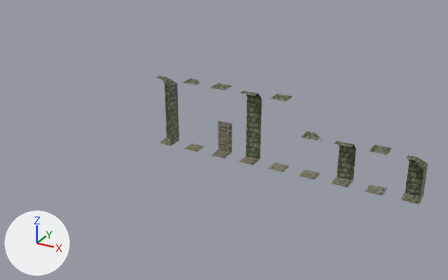
A saved change to the glTF model fated-ends/resources/tileset/tileset.glb.
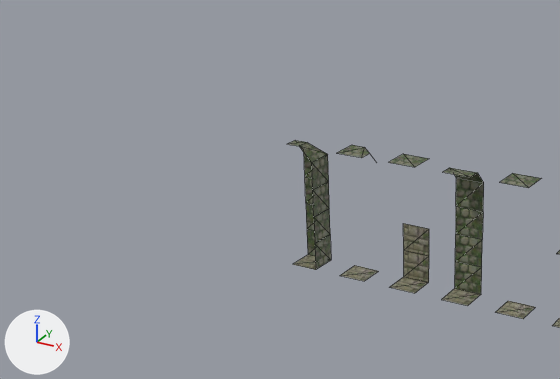
Each version is shown whole from a 50 mm camera at (8.4, -31.4, 16.7) aimed at (-9.0, 0.4, 0.8), then close up on the part from 0% to 68% of the width and 0% to 73% of the height. The axes (+X, +Y, +Z) are drawn at lower left. The lights are the same throughout. The close-ups show mesh edges as thin lines. Where no turn or scale is listed for an object, it has been applied to the vertices. Vertices at the same position are counted once.

Names of what the first close-up shows: 'corner-high-out-col', 'corner-in-col.001', 'floor-high-col', 'floor-wall-high-col', 'wall-high-col'.
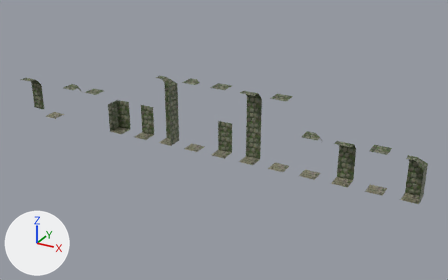
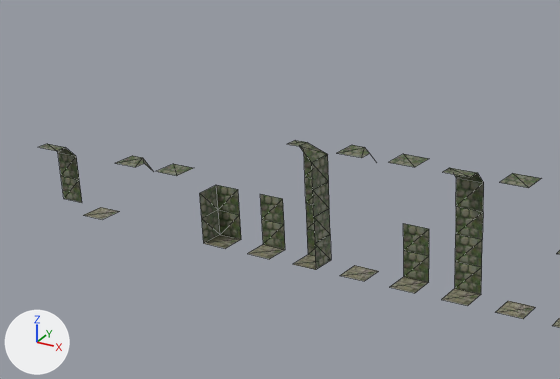
The change, as a list of edits to the scene's bpy script:
```text
Change me_plane_009:
    where me_plane_009.from_pydata(...)  # 12 vertices, 8 faces; spans x -0.5..0.5, y -0.5..0.5, z 0.0..4.5
    used by ob_floor_wall_high_col; location = (-9.0, 0.0, 0.0)
    me_plane_009 part 1: 4 faces spanning x -0.5..0.5, y 0.5, z 0.0..2.0 switch from mat_material_002 to mat_material_001
Add me_plane_018:
    me_plane_018.from_pydata(...)  # 10 vertices, 8 faces; spans x -0.5..0.5, y -0.5..0.5, z 0.0..2.5
    me_plane_018.materials.append(mat_material_001)
Add me_plane_017:
    me_plane_017.from_pydata(...)  # 4 vertices, 2 faces; spans x -0.5..0.5, y -0.5..0.5, z 0.0
    me_plane_017.materials.append(mat_material_002)
Add me_plane_016:
    me_plane_016.from_pydata(...)  # 6 vertices, 4 faces; spans x -0.5..0.5, y -0.5..0.5, z 2.0..2.5
    me_plane_016.materials.append(mat_material_001)
Add me_plane_008:
    me_plane_008.from_pydata(...)  # 4 vertices, 2 faces; spans x -0.5..0.5, y -0.5..0.5, z 2.5
    me_plane_008.materials.append(mat_material_001)
Add me_plane_005:
    me_plane_005.from_pydata(...)  # 10 vertices, 10 faces; spans x -0.5..0.5, y -0.5..0.5, z 0.0..2.0
    # faces by material slot: [8, 2]
    me_plane_005.materials.append(mat_material_001)
    me_plane_005.materials.append(mat_material_002)
Add me_plane_003:
    me_plane_003.from_pydata(...)  # 8 vertices, 6 faces; spans x -0.5..0.5, y -0.5..0.5, z 0.0..2.0
    # faces by material slot: [4, 2]
    me_plane_003.materials.append(mat_material_001)
    me_plane_003.materials.append(mat_material_002)
Add ob_wall_roof_col:
    ob_wall_roof_col = bpy.data.objects.new('wall-roof-col', me_plane_018)
    ob_wall_roof_col.location = (-25.0, 0.0, 0.0)
Add ob_just_floor_col:
    ob_just_floor_col = bpy.data.objects.new('just-floor-col', me_plane_017)
    ob_just_floor_col.location = (-23.0, 0.0, 0.0)
Add ob_just_roof_corner_out_col:
    ob_just_roof_corner_out_col = bpy.data.objects.new('just-roof-corner-out-col', me_plane_016)
    ob_just_roof_corner_out_col.location = (-21.0, 0.0, 0.0)
Add ob_just_roof_col:
    ob_just_roof_col = bpy.data.objects.new('just-roof-col', me_plane_008)
    ob_just_roof_col.location = (-19.0, 0.0, 0.0)
Add ob_pit_floor_wall_corner_col:
    ob_pit_floor_wall_corner_col = bpy.data.objects.new('pit-floor-wall-corner-col', me_plane_005)
    ob_pit_floor_wall_corner_col.location = (-17.0, 0.0, 0.0)
Add ob_pit_floor_wall_col:
    ob_pit_floor_wall_col = bpy.data.objects.new('pit-floor-wall-col', me_plane_003)
    ob_pit_floor_wall_col.location = (-15.0, 0.0, 0.0)
```

Location of each change, (x1, y1, x2, y2) in pixels of the close-ups (560 x 379 px):
'pit-floor-wall-corner-col', added: after (200, 185, 241, 248)
    faces in mat_material_001: (200, 185, 241, 243)
    faces in mat_material_002: (204, 235, 241, 248)
'pit-floor-wall-col', added: after (247, 194, 285, 259)
    faces in mat_material_001: (260, 194, 285, 249)
    faces in mat_material_002: (247, 244, 285, 259)
'wall-roof-col', added: after (39, 144, 82, 203)
'just-roof-col', added: after (156, 164, 193, 176)
'just-floor-col', added: after (84, 207, 120, 219)
'just-roof-corner-out-col', added: after (116, 156, 154, 172)
part 1 of me_plane_009, recoloured: (403, 224, 429, 282) in both
